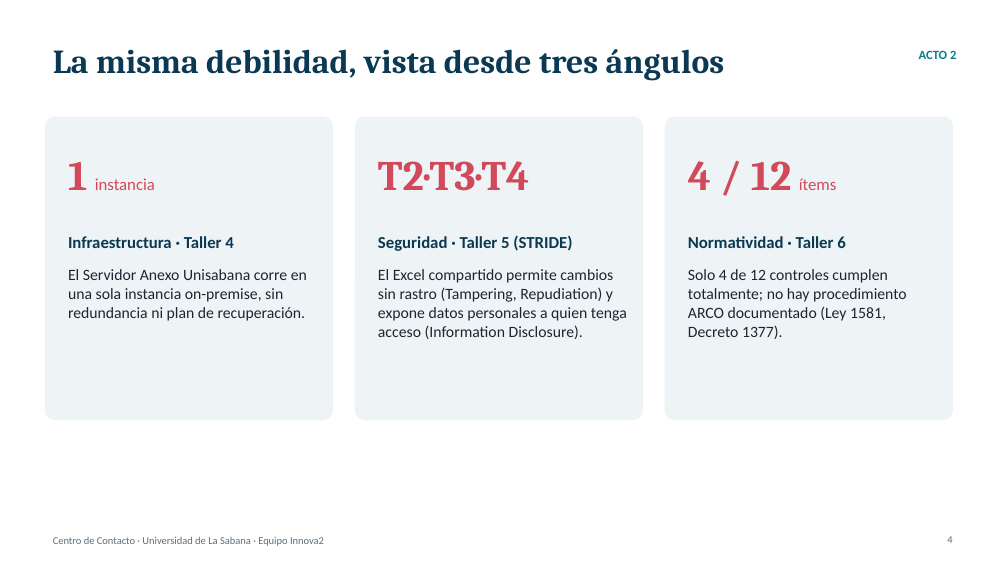
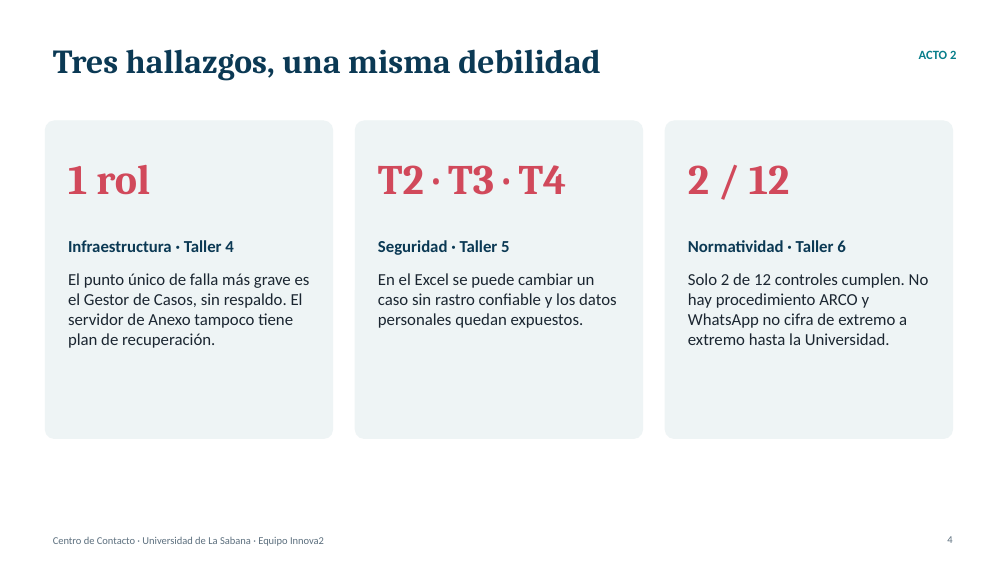
Before and after one commit to N1kxo/AREM-Innova2-JohannaMolina, a slide deck: slide 4 of 09-presentacion-final/presentacion.pptx. Drawn at 1008x567 pixels with LibreOffice and Linux fonts; fonts in the diff are those of the drawing. Boxes give left, top, right and bottom in pixels: in the first picture for what was removed or moved away, otherwise in the second. Text is boxed around its words. In the diff, an @@ line names an element or a change of style, - is before the commit and + after.

```diff
--- a/09-presentacion-final/presentacion.pptx
+++ b/09-presentacion-final/presentacion.pptx
@@ title at [53, 49, 601, 81]: text changed @@
-La misma debilidad, vista desde tres ángulos
+Tres hallazgos, una misma debilidad
@@ rounded rectangle: place and size @@
-rounded rectangle at [45, 117, 333, 420]
+rounded rectangle at [45, 121, 333, 439]
@@ rounded rectangle: place and size @@
-rounded rectangle at [355, 117, 643, 420]
+rounded rectangle at [355, 121, 643, 439]
@@ rounded rectangle: place and size @@
-rounded rectangle at [665, 117, 953, 420]
+rounded rectangle at [665, 121, 953, 439]
@@ text at [68, 165, 150, 195]: text changed; size 16 to 40 pt; font Calibri to Cambria; bold on @@
-1 instancia
+1 rol
@@ text at [378, 165, 567, 195]: spaces changed @@
-T2·T3·T4
+T2 · T3 · T4
@@ text at [688, 165, 790, 194]: text changed; size 16 to 40 pt; font Calibri to Cambria; bold on @@
-4 / 12 ítems
+2 / 12
@@ text "Infraestructura · Taller 4": place and size @@
-text "Infraestructura · Taller 4" at [68, 236, 233, 248]
+text "Infraestructura · Taller 4" at [68, 240, 233, 252]
@@ text "Normatividad · Taller 6": place and size @@
-text "Normatividad · Taller 6" at [688, 236, 845, 248]
+text "Normatividad · Taller 6" at [688, 240, 845, 252]
@@ text at [378, 240, 509, 255]: text changed @@
-Seguridad · Taller 5 (STRIDE)
+Seguridad · Taller 5
@@ text at [68, 273, 310, 348]: text changed; size 15 to 16 pt @@
-El Servidor Anexo Unisabana corre en una sola instancia on-premise, sin redundancia ni plan de recuperación.
+El punto único de falla más grave es el Gestor de Casos, sin respaldo. El servidor de Anexo tampoco tiene plan de recuperación.
@@ text at [378, 273, 616, 328]: text changed; size 15 to 16 pt @@
-El Excel compartido permite cambios sin rastro (Tampering, Repudiation) y expone datos personales a quien tenga acceso (Information Disclosure).
+En el Excel se puede cambiar un caso sin rastro confiable y los datos personales quedan expuestos.
@@ text at [688, 273, 929, 345]: text changed; size 15 to 16 pt @@
-Solo 4 de 12 controles cumplen totalmente; no hay procedimiento ARCO documentado (Ley 1581, Decreto 1377).
+Solo 2 de 12 controles cumplen. No hay procedimiento ARCO y WhatsApp no cifra de extremo a extremo hasta la Universidad.
```
Also in this commit, not shown: 9 other slides changed, 17 other files.
